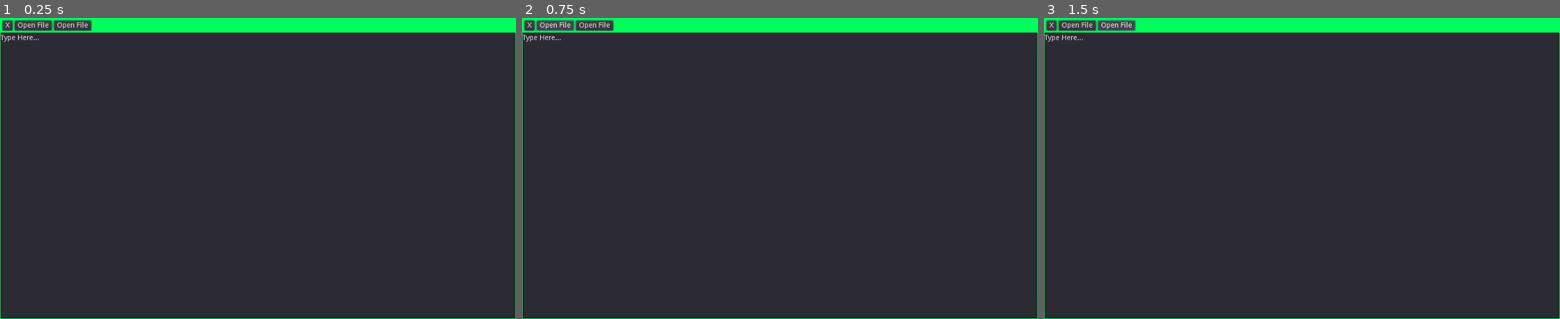
Above: before the commit, frames 1-3 (left to right).
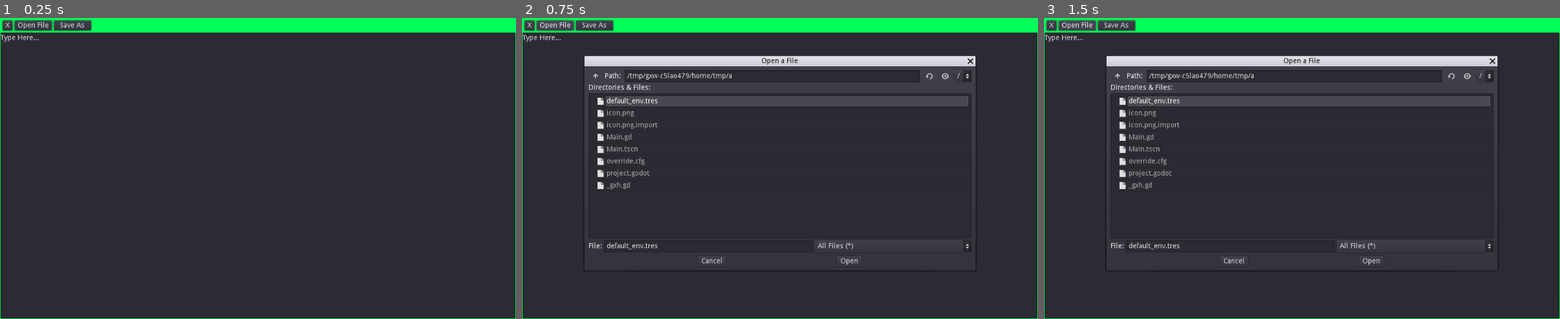
Above: after the commit, the same moments.

Repository: svensk007/Text-Editor
Game: Godot game, scene res://Main.tscn
Same seed, same stepped clock (60 frames per second), same inputs: the game is played once before the commit and once after it.
Inputs:
- Up to frame 1 (0.25 s): no input
- Up to frame 2 (0.75 s): click "Open File" at 0.5 s
- Up to frame 3 (1.5 s): click "Open File" at 1.25 s

The runs differ from the first frame. In frame 1, less than 0.1% of the frame differs, in the area x 11-17%, y 1-4%; in frame 2, 6.4%; in frame 3, 6.4%, in the area x 10-88%, y 0-84%.

Commit message:
Functionality
added more functions and fixed typos

Diff:
--- a/Main.gd
+++ b/Main.gd
@@ -6,3 +6,24 @@
 
 func _on_Exit_pressed():
 	get_tree().quit()
+
+
+func _on_OpenFile_pressed():
+	$OpenFile/OpenFileDialog.popup_centered()
+
+
+func _on_SaveFile_pressed():
+	$SaveFile/SaveFileDialog.popup_centered()
+
+
+func _on_OpenFileDialog_file_selected(path):
+	print(path)
+	var f = File.new()
+	f.open(path, 1)
+	$TextEdit.text = f.get_as_text()
+
+
+func _on_SaveFileDialog_file_selected(path):
+	var f = File.new()
+	f.open(path, 2)
+	f.store_string($TextEdit.text)
--- a/Main.tscn
+++ b/Main.tscn
@@ -36,7 +36,7 @@
 margin_bottom = 25.0
 text = "Open File"
 
-[node name="FileDialog" type="FileDialog" parent="OpenFile"]
+[node name="OpenFileDialog" type="FileDialog" parent="OpenFile"]
 anchor_left = 6.378
 anchor_top = 14.725
 anchor_right = 6.378
@@ -45,7 +45,7 @@
 margin_top = -203.5
 margin_right = 388.028
 margin_bottom = 203.5
-window_title = "Open a File"
+window_title = "Open File"
 resizable = true
 mode = 0
 access = 2
@@ -57,6 +57,26 @@
 margin_top = 5.0
 margin_right = 181.0
 margin_bottom = 25.0
-text = "Open File"
+text = "Save As"
+
+[node name="SaveFileDialog" type="FileDialog" parent="SaveFile"]
+anchor_left = 6.378
+anchor_top = 14.725
+anchor_right = 6.378
+anchor_bottom = 14.725
+margin_left = -465.972
+margin_top = -203.5
+margin_right = 310.028
+margin_bottom = 203.5
+window_title = "Save As"
+resizable = true
+mode = 0
+access = 2
+current_dir = "/Grant DDrive/Git Repos/Text-Editor"
+current_path = "/Grant DDrive/Git Repos/Text-Editor/"
 
 [connection signal="pressed" from="Exit" to="." method="_on_Exit_pressed"]
+[connection signal="pressed" from="OpenFile" to="." method="_on_OpenFile_pressed"]
+[connection signal="file_selected" from="OpenFile/OpenFileDialog" to="." method="_on_OpenFileDialog_file_selected"]
+[connection signal="pressed" from="SaveFile" to="." method="_on_SaveFile_pressed"]
+[connection signal="file_selected" from="SaveFile/SaveFileDialog" to="." method="_on_SaveFileDialog_file_selected"]
--- a/project.godot
+++ b/project.godot
@@ -10,7 +10,7 @@
 
 [application]
 
-config/name="Text- Editor"
+config/name="Text-Editor"
 run/main_scene="res://Main.tscn"
 config/icon="res://icon.png"
 
